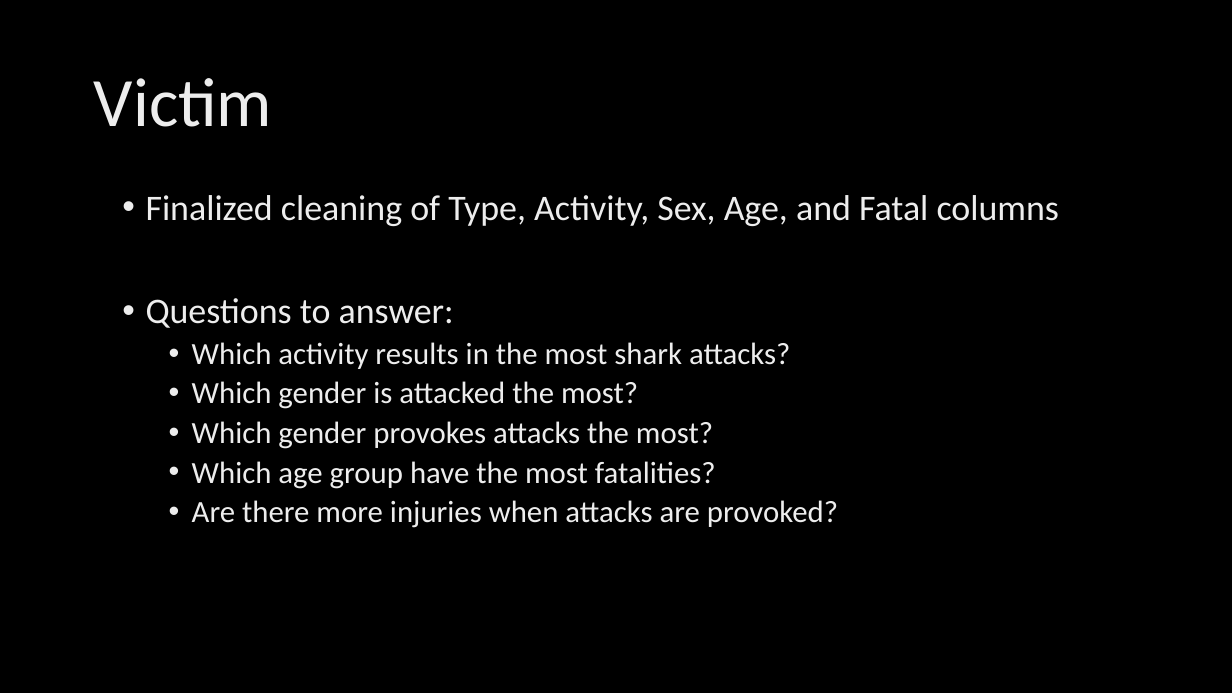
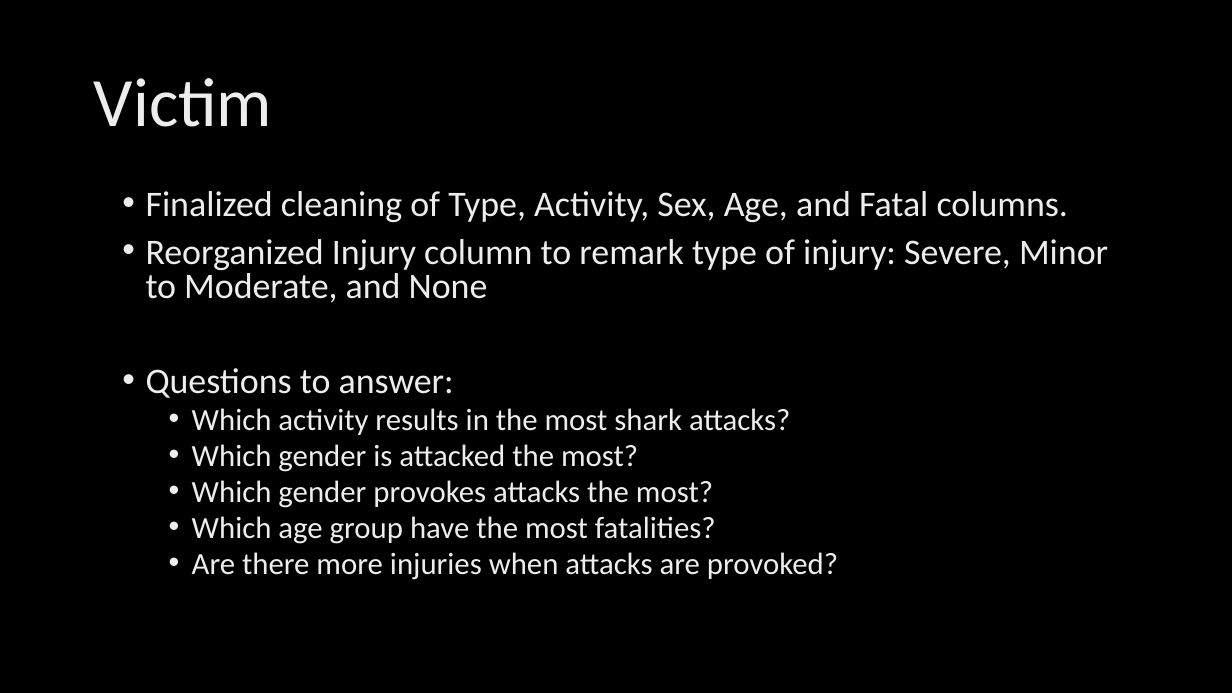
Before and after one commit to staceyj118/Shark-Attacks, a slide deck: slide 6 of Presentation.pptx. Drawn at 1232x693 pixels with LibreOffice and Linux fonts; fonts in the diff are those of the drawing; background and template pictures are left out. Boxes give left, top, right and bottom in pixels: in the first picture for what was removed or moved away, otherwise in the second. Text is boxed around its words. In the diff, an @@ line names an element or a change of style, - is before the commit and + after.

Commit message:
presentation edits

```diff
--- a/Presentation.pptx
+++ b/Presentation.pptx
@@ text at <box>146,191,1108,303</box>: text changed @@
-• Finalized cleaning of Type, Activity, Sex, Age, and Fatal columns
+• Finalized cleaning of Type, Activity, Sex, Age, and Fatal columns.
+• Reorganized Injury column to remark type of injury: Severe, Minor to Moderate, and None
@@ text at <box>146,368,838,580</box>: line spacing 0.9 to 0.8 @@
```
